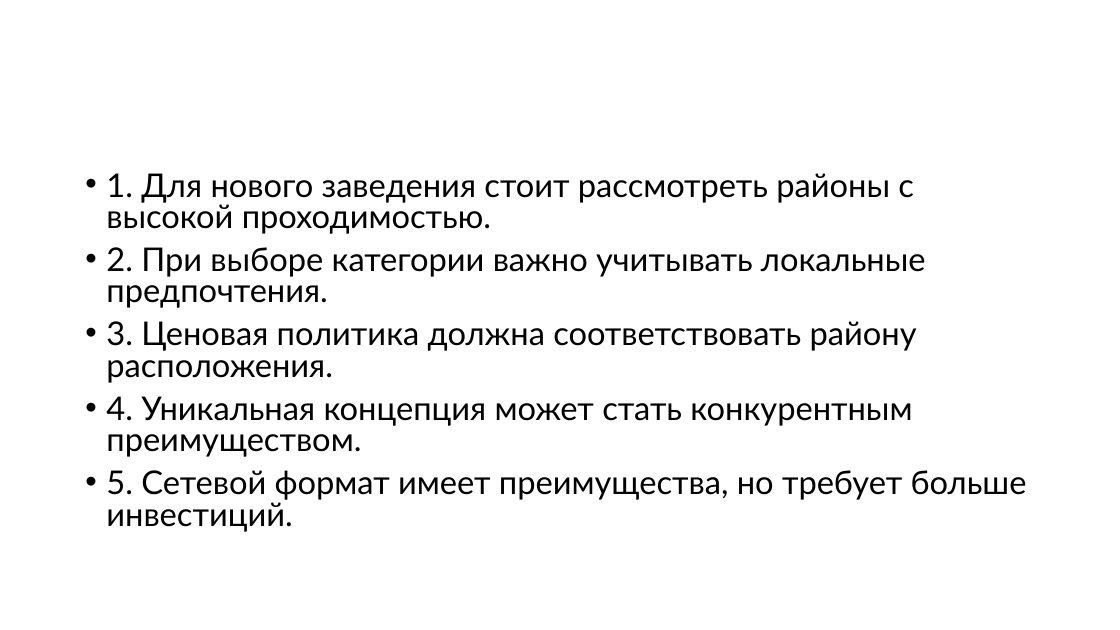
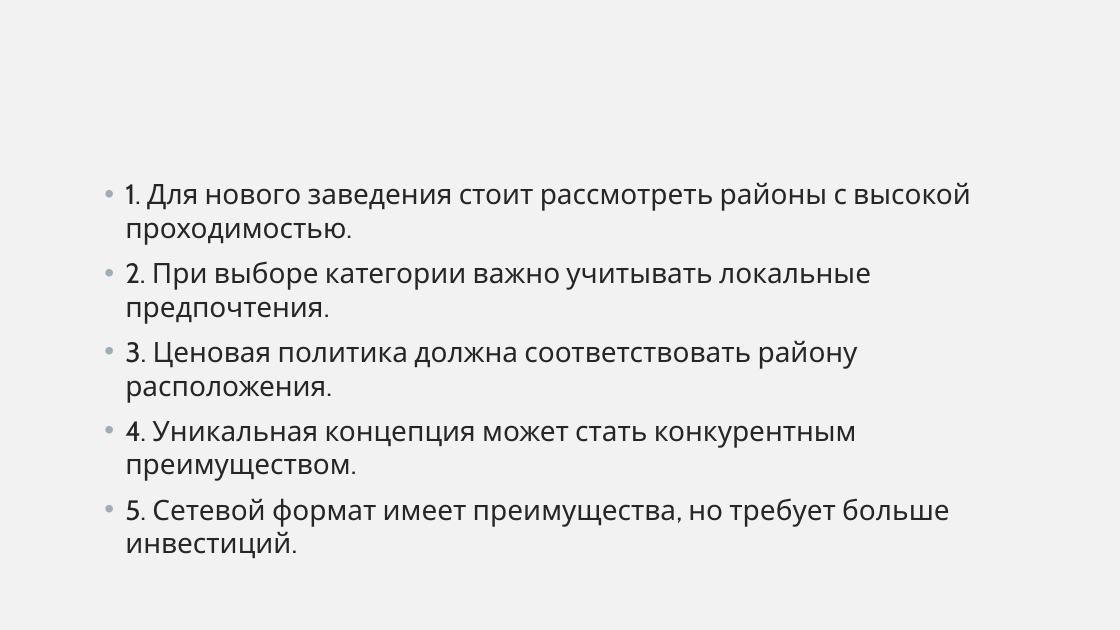
Before and after one commit to PHILIPP111007/masters_degree_Roshchin_M25-555, a slide deck: slide 23 of BI/moscow_places/moscow_places_hw.pptx. Drawn at 1120x630 pixels with LibreOffice and Linux fonts; fonts in the diff are those of the drawing. Boxes give left, top, right and bottom in pixels: in the first picture for what was removed or moved away, otherwise in the second. Text is boxed around its words. In the diff, an @@ line names an element or a change of style, - is before the commit and + after.

```diff
--- a/BI/moscow_places/moscow_places_hw.pptx
+++ b/BI/moscow_places/moscow_places_hw.pptx
@@ background #FFFFFF to #F2F2F2 @@
@@ text "1. Для нового заведения стоит ..." moved from (x1=106, y1=173, x2=1027, y2=532) to (x1=125, y1=182, x2=971, y2=559) @@
@@ text "1. Для нового заведения стоит ..." at (x1=125, y1=182, x2=971, y2=559): size 28 to 24 pt, font Lato to Cabin, text colour #000000 to #262626; line spacing 0.8 to 1 @@
```
Also in this commit, not shown: 23 other slides changed, 1 other file.
